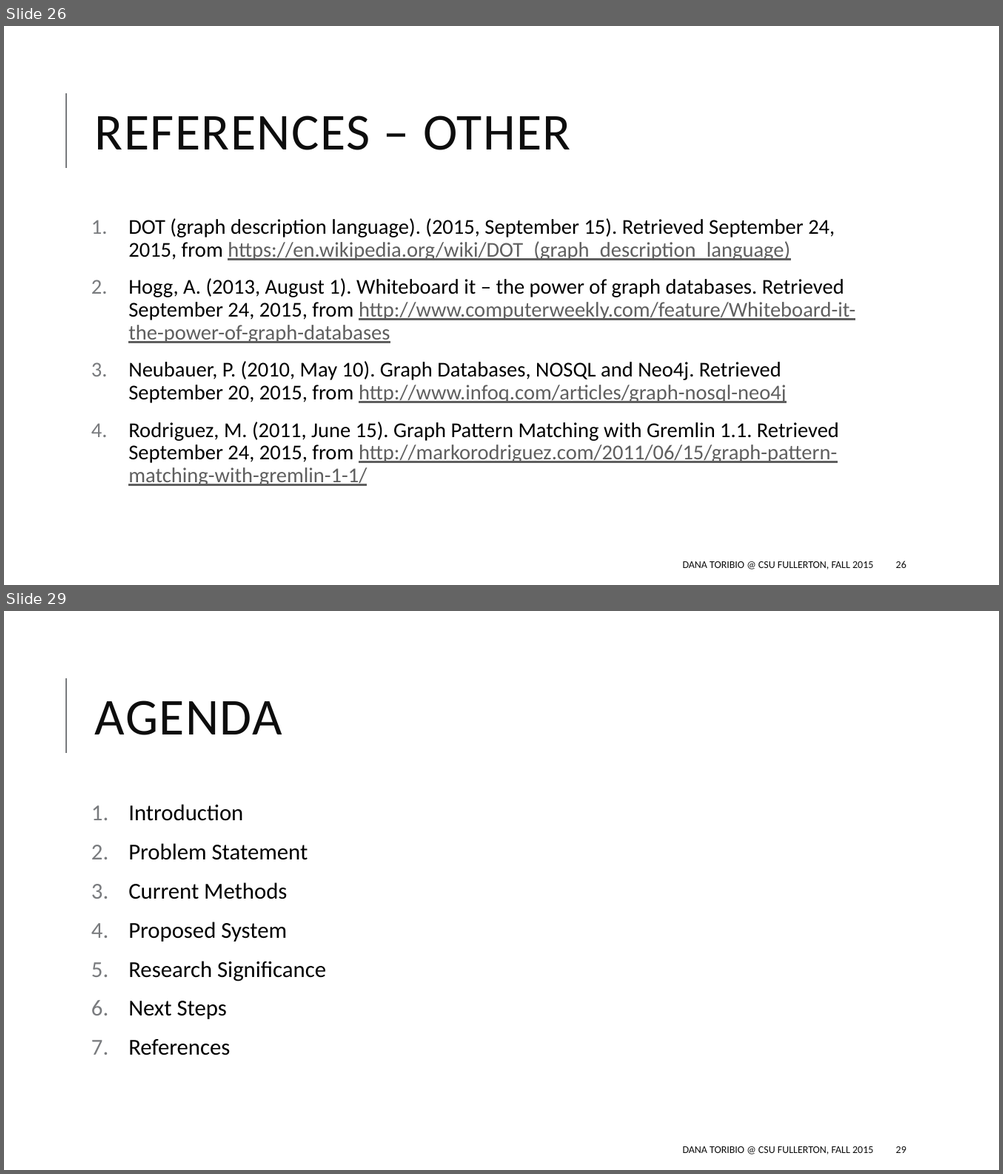
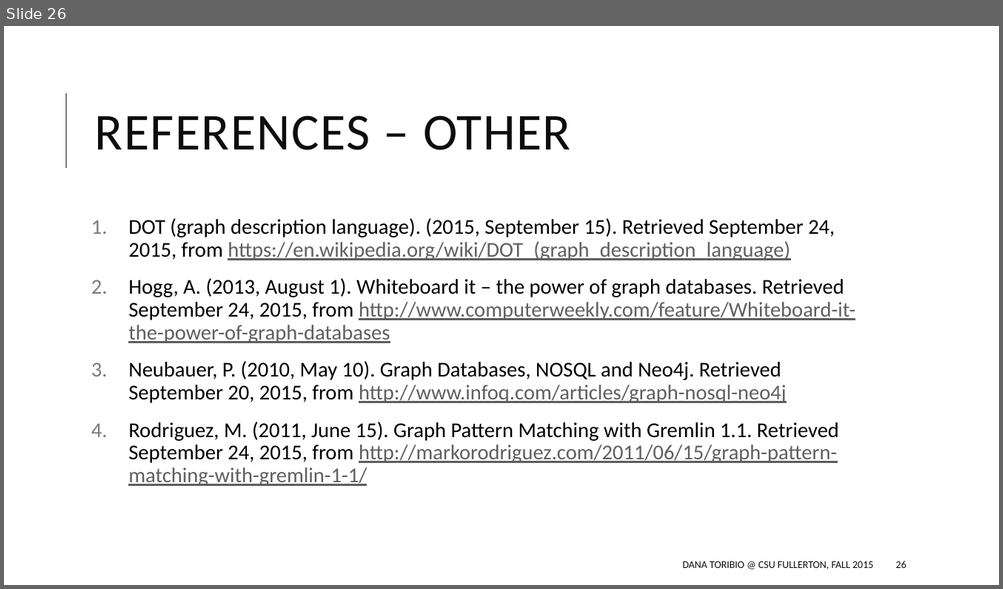
Before and after one commit to danaoira/Curriculum-Graph-Visualizer, a slide deck: proposal/Proposal Presentation.pptx. Shown one above the other, each under a label of ours: slides 26 and 29 before the commit, slide 26 after it; the slides between them are not shown. The pictures are 1003x1174 and 1003x589 pixels, drawn with LibreOffice and Linux fonts; fonts in the diff are those of the drawing. Boxes give left, top, right and bottom in pixels: in the first picture for what was removed or moved away, otherwise in the second. Text is boxed around its words. In the diff, an @@ line names an element or a change of style, - is before the commit and + after.

```diff
--- a/proposal/Proposal Presentation.pptx
+++ b/proposal/Proposal Presentation.pptx
@@ slide 29 removed at box(4, 611, 999, 1170), background #FFFFFF; not listed: 1 template element that a slide beside it also shows @@
@@ title removed at box(95, 701, 282, 735) @@
-AGENDA
@@ text removed at box(128, 804, 326, 1056) @@
-1. Introduction
-2. Problem Statement
-3. Current Methods
-4. Proposed System
-5. Research Significance
-6. Next Steps
-7. References
@@ text removed at box(683, 1147, 873, 1155) @@
-DANA TORIBIO @ CSU FULLERTON, FALL 2015
@@ page number removed at box(896, 1147, 906, 1153) @@
-29
```
Also in this commit, not shown: 1 slide changed, 14 other slides removed.
